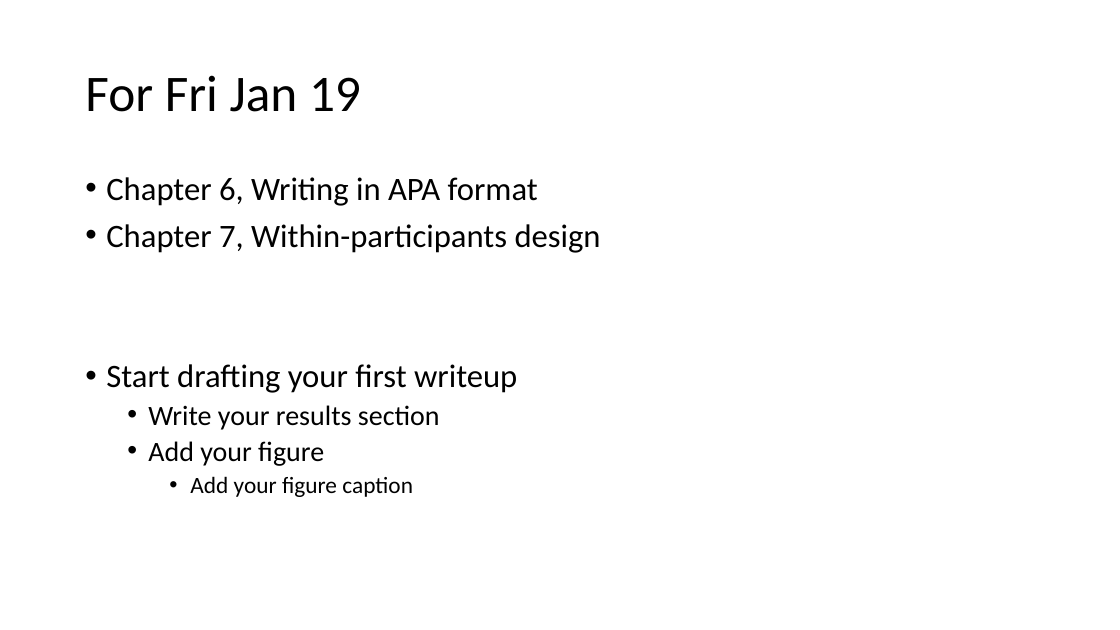
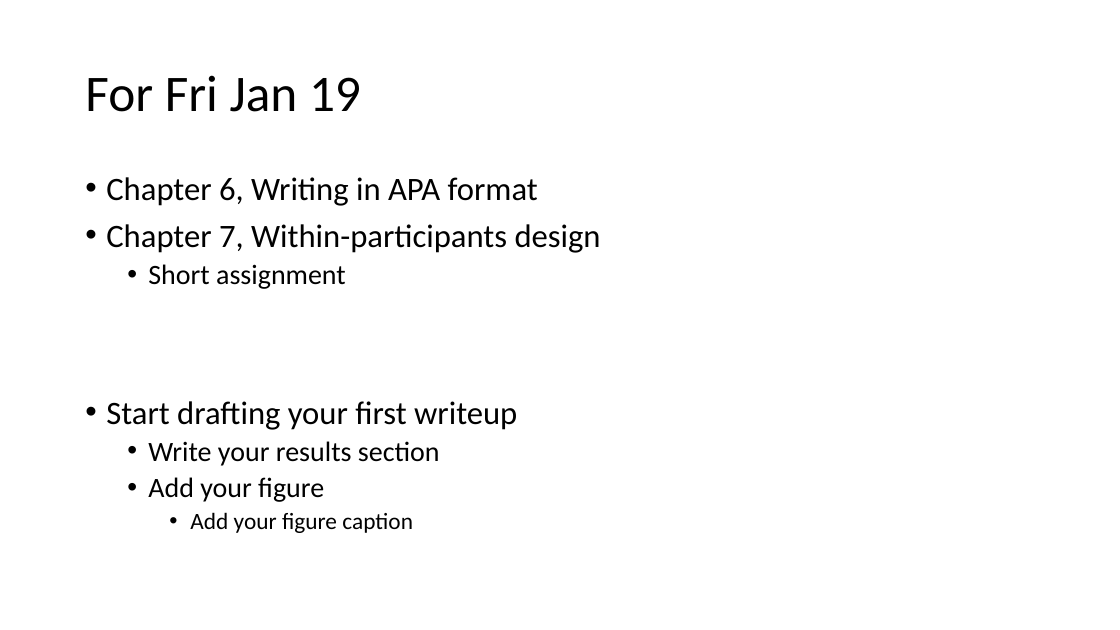
Before and after one commit to preber/Research-Methods, a slide deck: slide 10 of Class Slides 2024/Class 6.pptx. Drawn at 1120x630 pixels with LibreOffice and Linux fonts; fonts in the diff are those of the drawing. Boxes give left, top, right and bottom in pixels: in the first picture for what was removed or moved away, otherwise in the second. Text is boxed around its words. In the diff, an @@ line names an element or a change of style, - is before the commit and + after.

```diff
--- a/Class Slides 2024/Class 6.pptx
+++ b/Class Slides 2024/Class 6.pptx
@@ text at [148, 264, 346, 289]: paragraph added @@
+  • Short assignment
```
Also in this commit, not shown: 13 slides added, 1 other file.
